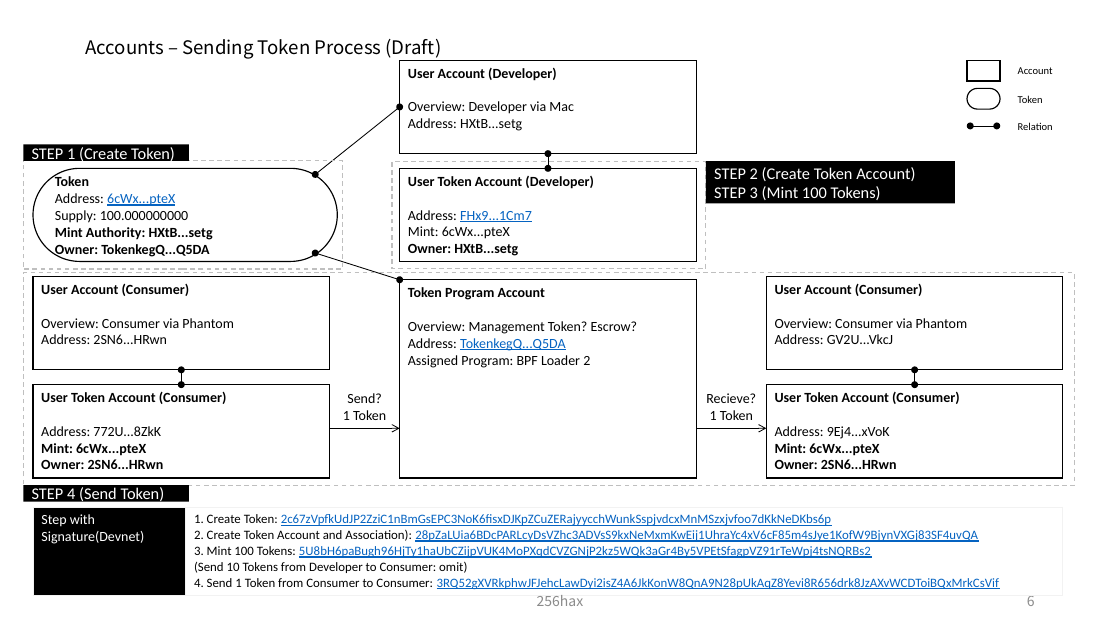
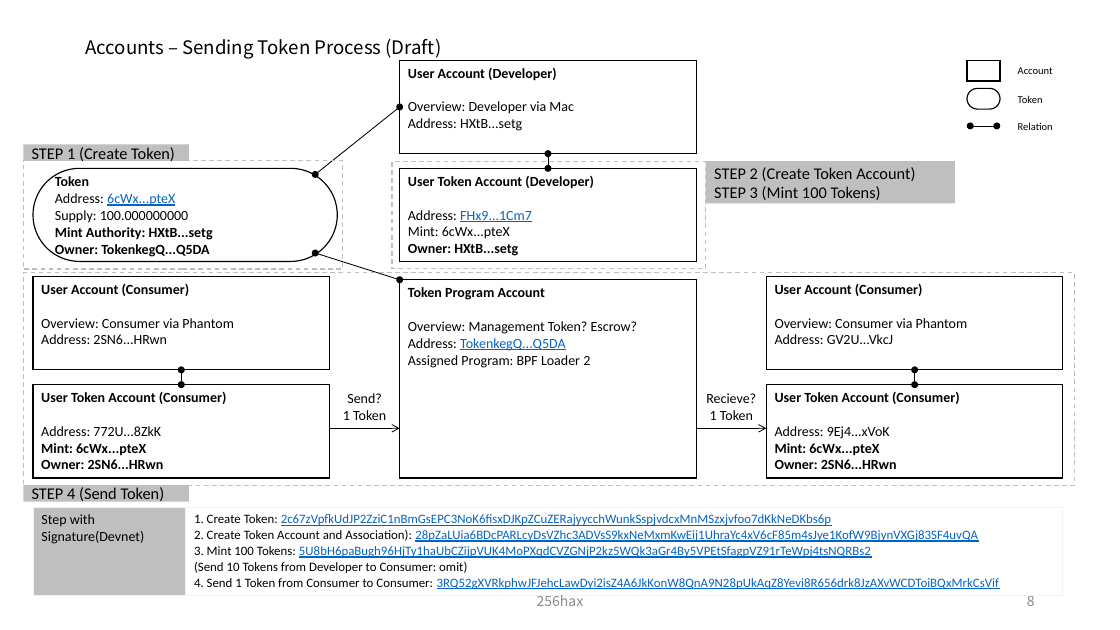
Before and after one commit to SmartGru25/Solana-React-Minimal, a slide deck: slide 9 of docs/Solana_Blockchain_Outline_Figure.pptx (slide 7 before the commit). Drawn at 1120x630 pixels with LibreOffice and Linux fonts; fonts in the diff are those of the drawing. Boxes give left, top, right and bottom in pixels: in the first picture for what was removed or moved away, otherwise in the second. Text is boxed around its words. In the diff, an @@ line names an element or a change of style, - is before the commit and + after.

```diff
--- a/docs/Solana_Blockchain_Outline_Figure.pptx
+++ b/docs/Solana_Blockchain_Outline_Figure.pptx
@@ text colour #FFFFFF to #000000; fill #000000 to #BFBFBF in 3 elements at [24,145,189,161], [706,161,954,203], [24,485,189,502] @@
@@ table at [33,507,1063,593] @@
@@ fill #000000 to #BFBFBF in row 1, column 1 @@
@@ text colour #FFFFFF to #000000 in "Step with Signature(Devnet)" @@
```
Also in this commit, not shown: 2 other slides changed, 4 slides added, 1 other file.
